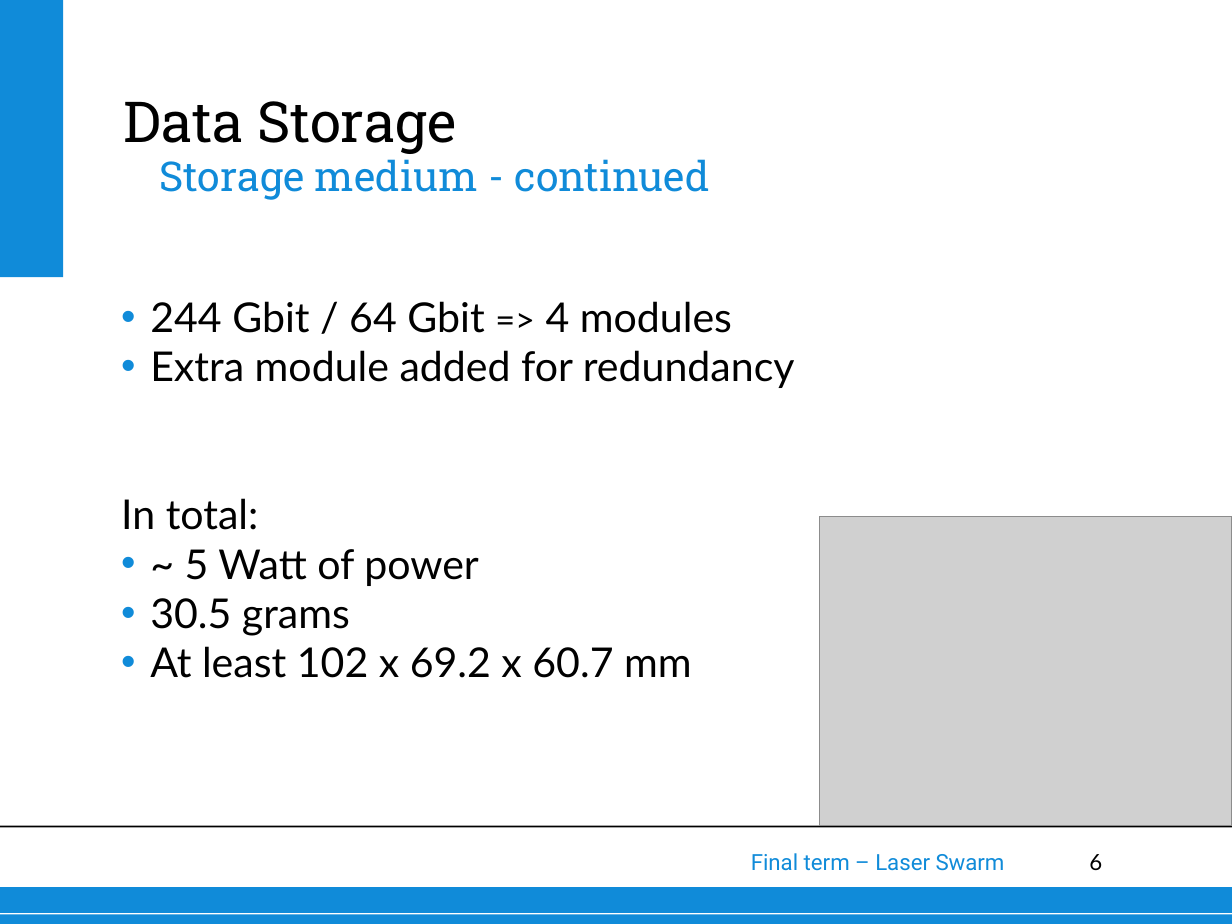
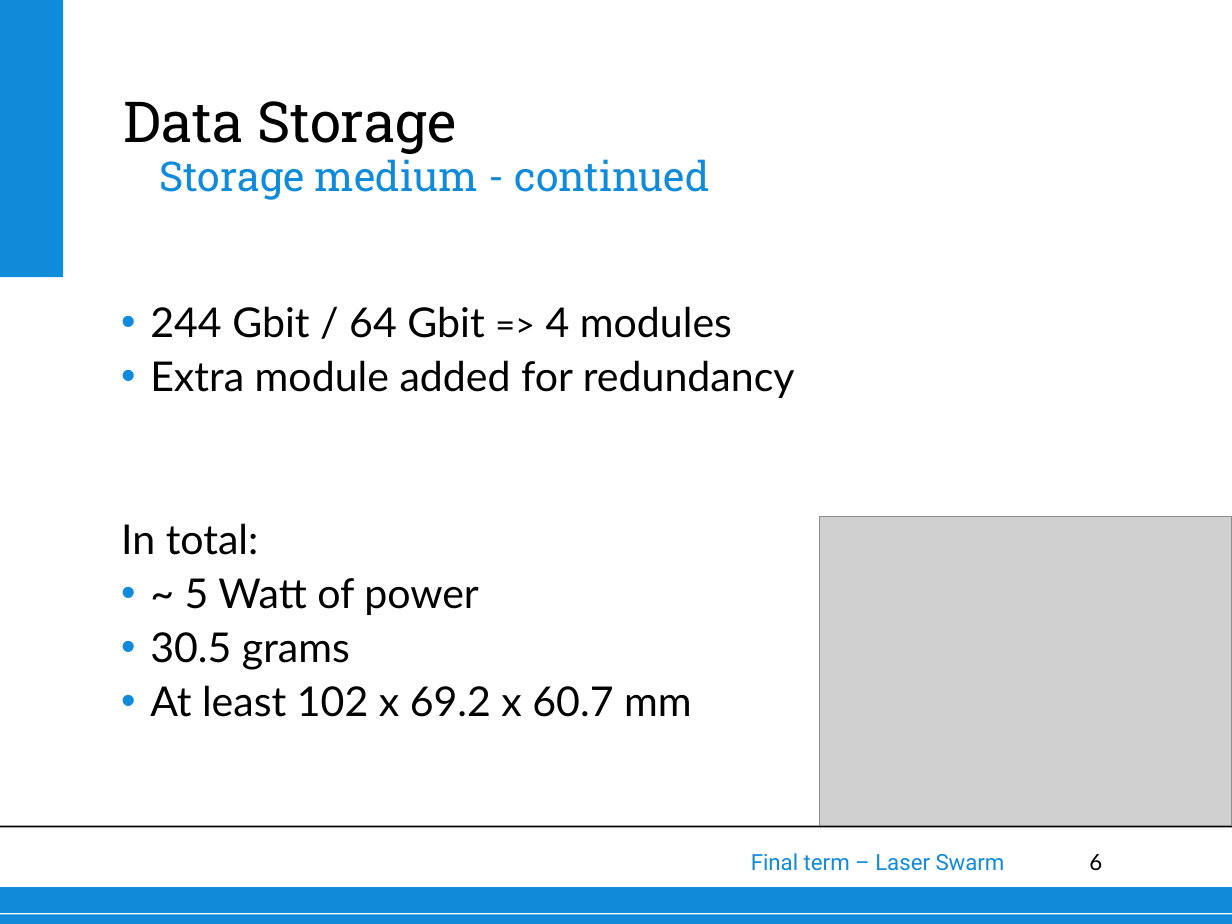
Before and after one commit to thewisenerd/laser-swarm, a slide deck: slide 6 of finalPresentation/subsections/Data Storage.ppt. Drawn at 1232x924 pixels with LibreOffice and Linux fonts; fonts in the diff are those of the drawing; grey boxes stand for pictures; background and template pictures are left out. Boxes give left, top, right and bottom in pixels: in the first picture for what was removed or moved away, otherwise in the second. Text is boxed around its words. In the diff, an @@ line names an element or a change of style, - is before the commit and + after.

```diff
--- a/finalPresentation/subsections/Data Storage.ppt
+++ b/finalPresentation/subsections/Data Storage.ppt
@@ text "244 Gbit / 64 Gbit ..." at (x1=121, y1=306, x2=795, y2=717): line spacing 1 to 1.1 @@
```
Also in this commit, not shown: 3 other slides changed.
